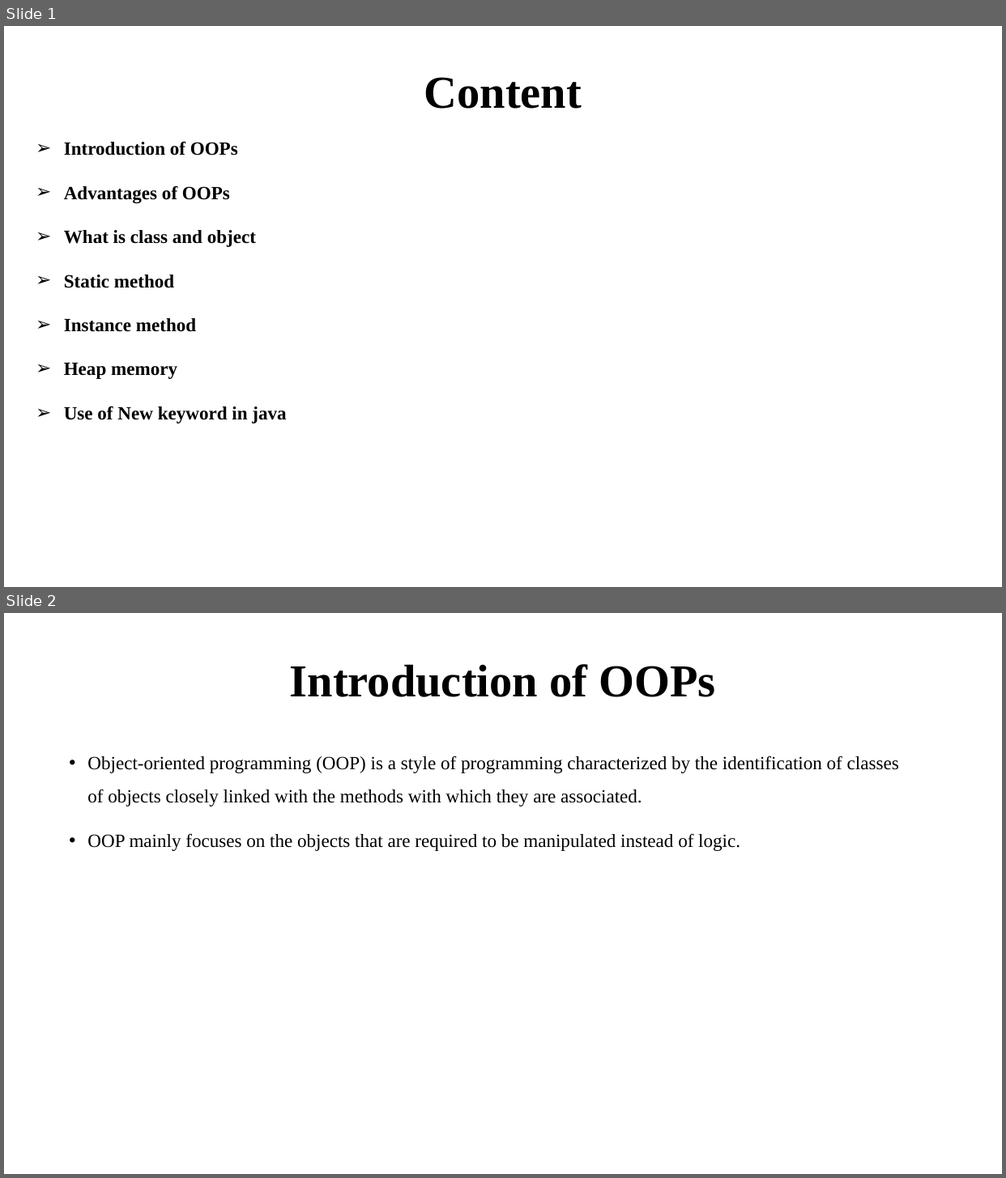
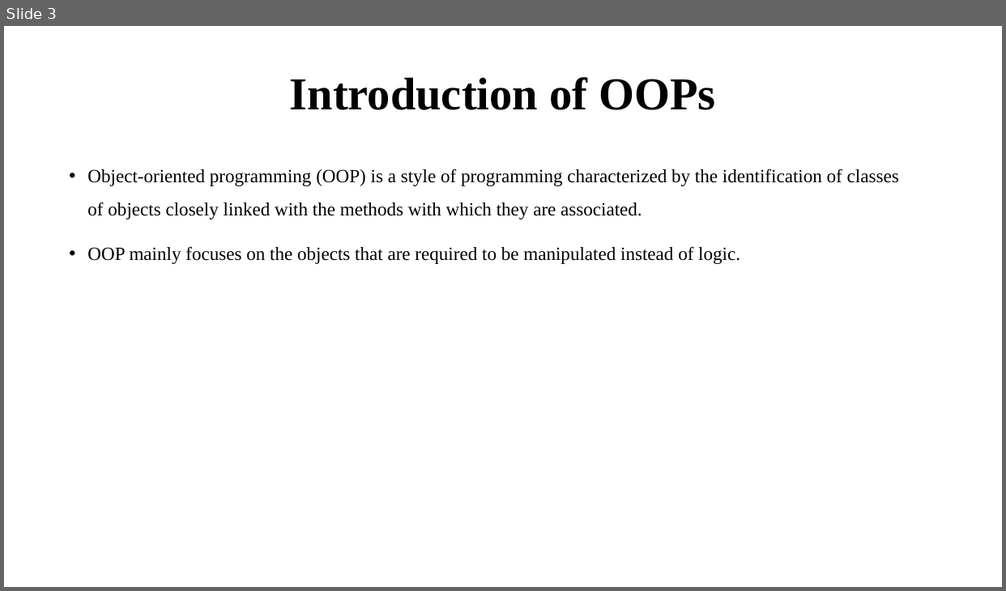
Before and after one commit to amitsharma7565/Core_and_Advance_Java, a slide deck: oops.pptx. Shown one above the other, each under a label of ours: slides 1 and 2 before the commit, slide 3 after it. The pictures are 1006x1178 and 1006x591 pixels, drawn with LibreOffice and Linux fonts; fonts in the diff are those of the drawing. Boxes give left, top, right and bottom in pixels: in the first picture for what was removed or moved away, otherwise in the second. Text is boxed around its words. In the diff, an @@ line names an element or a change of style, - is before the commit and + after.

```diff
--- a/oops.pptx
+++ b/oops.pptx
@@ slide 1 removed at bbox=[4, 26, 1002, 587], background #FFFFFF @@
@@ title removed at bbox=[424, 77, 582, 109] @@
-Content
@@ subtitle removed at bbox=[64, 141, 286, 424] @@
-➢ Introduction of OOPs
-➢ Advantages of OOPs
-➢ What is class and object
-➢ Static method
-➢ Instance method
-➢ Heap memory
-➢ Use of New keyword in java
@@ what was slide 2 is now slide 3 @@
```
Also in this commit, not shown: 3 slides changed, 27 slides added, 4 other slides removed, 3 other files.
